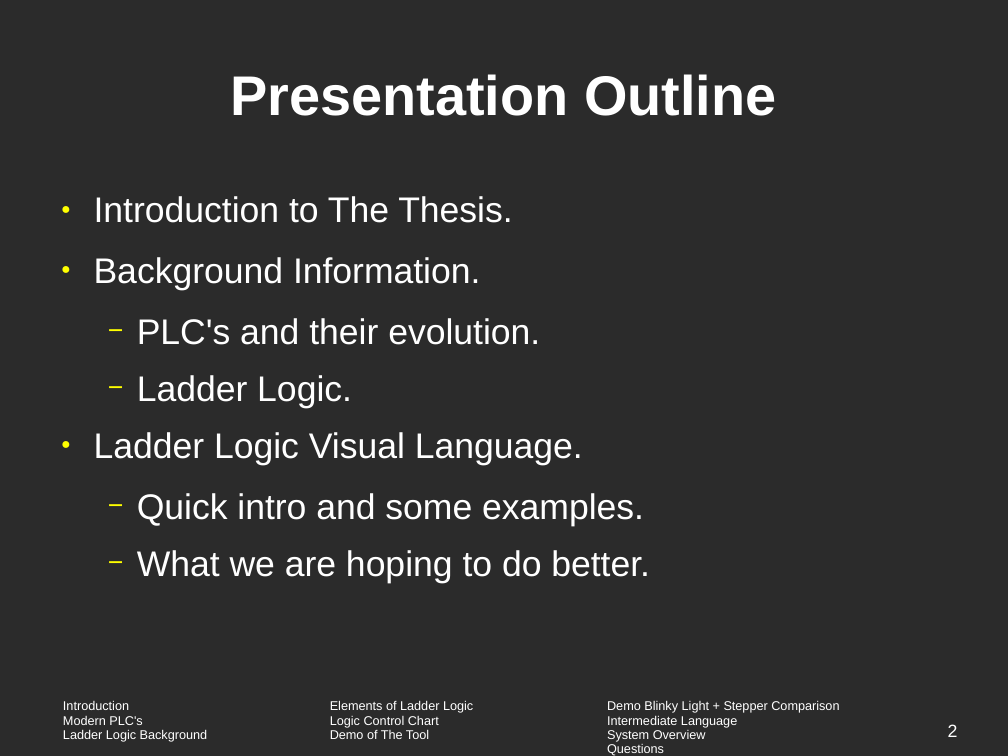
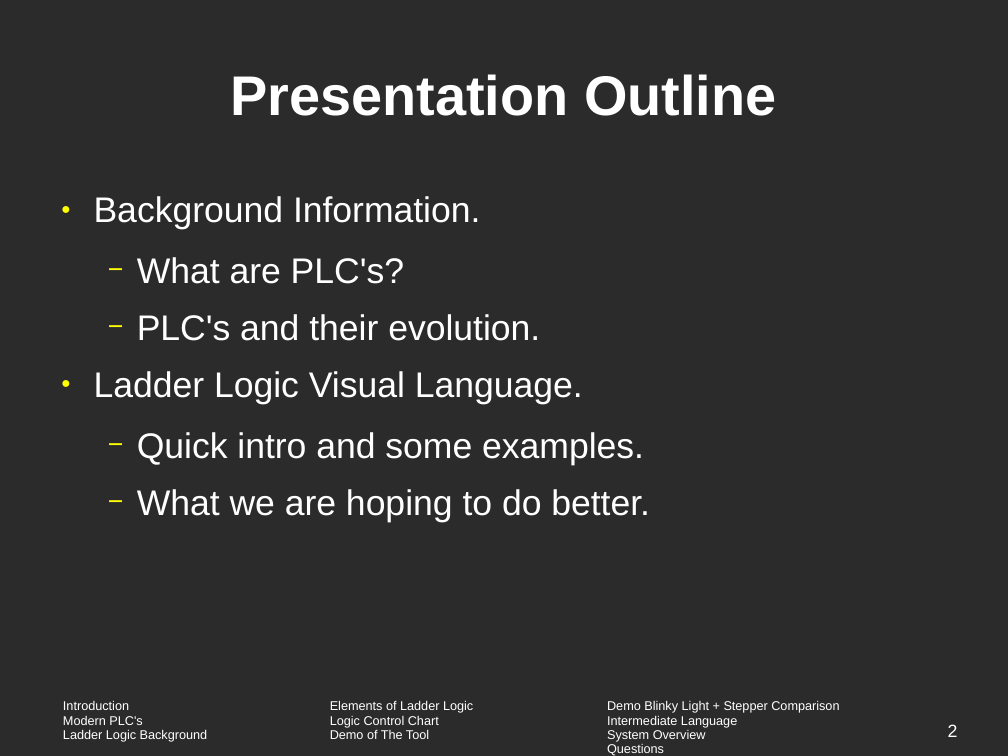
Before and after one commit to vortex-5/plcthesis, a slide deck: slide 2 of presentation/defense.odp. Drawn at 1008x756 pixels with LibreOffice and Linux fonts; fonts in the diff are those of the drawing; background and template pictures are left out; a plain dark background stands for a picture behind light text. Boxes give left, top, right and bottom in pixels: in the first picture for what was removed or moved away, otherwise in the second. Text is boxed around its words. In the diff, an @@ line names an element or a change of style, - is before the commit and + after.

```diff
--- a/presentation/defense.odp
+++ b/presentation/defense.odp
@@ text at <box>94,196,512,223</box>: paragraph removed @@
-● Introduction to The Thesis.
@@ text at <box>137,257,404,284</box>: paragraph added @@
+  − What are PLC's?
@@ text at <box>137,375,352,408</box>: paragraph removed @@
-  − Ladder Logic.
```
Also in this commit, not shown: 11 other slides changed, 1 slide added.
